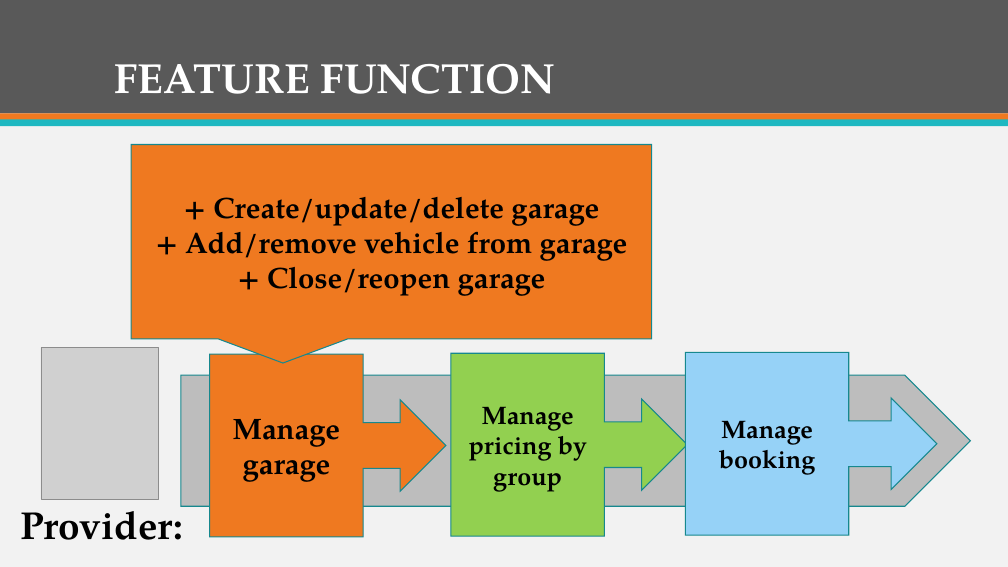
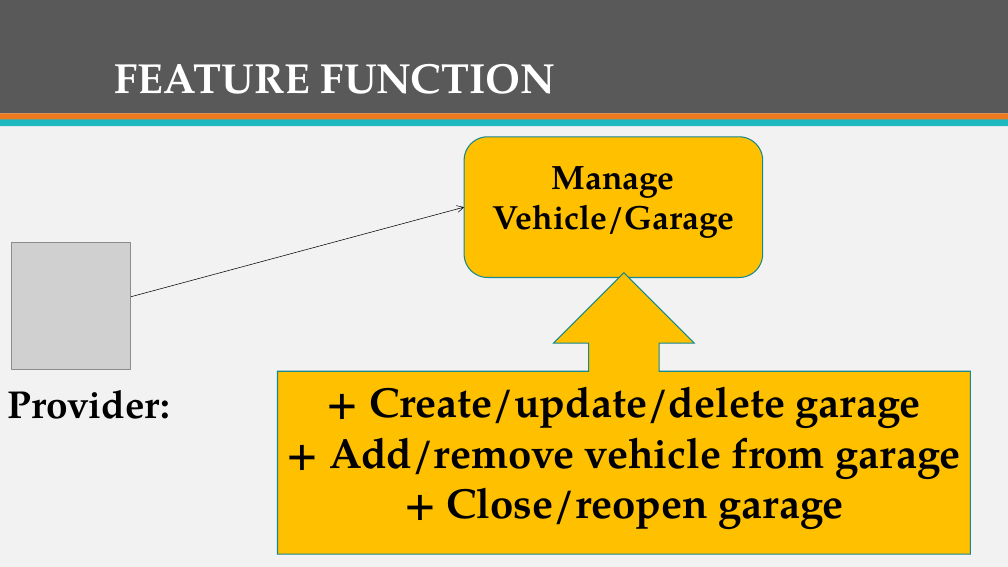
Before and after one commit to firzgard/CarRentalPortal, a slide deck: slide 12 of slide/CAR RENTAL PORTAL-tam.pptx (slide 11 before the commit). Drawn at 1008x567 pixels with LibreOffice and Linux fonts; fonts in the diff are those of the drawing; grey boxes stand for pictures. Boxes give left, top, right and bottom in pixels: in the first picture for what was removed or moved away, otherwise in the second. Text is boxed around its words. In the diff, an @@ line names an element or a change of style, - is before the commit and + after.

```diff
--- a/slide/CAR RENTAL PORTAL-tam.pptx
+++ b/slide/CAR RENTAL PORTAL-tam.pptx
@@ rounded rectangle added at (464,137,763,278), fill #FFC000, outline #16888F 1 pt, 32 pt, text #000000, bold @@
+Manage Vehicle/Garage
@@ arrow added from (129, 297) to (464, 207), #000000 0.5 pt @@
@@ picture added at (11,242,130,370) @@
@@ up arrow callout "+ Create/update/delete garage": place and size @@
-up arrow callout "+ Create/update/delete garage" at (131,144,652,339)
+up arrow callout "+ Create/update/delete garage" at (278,273,970,554)
@@ up arrow callout "+ Create/update/delete garage" at (278,273,970,554): size 28 to 40 pt; speech box to up arrow callout; fill #EF7920 to #FFC000 @@
@@ picture removed at (41,347,159,499) @@
@@ right arrow callout removed at (209,354,446,537) @@
-Manage garage
@@ right arrow callout removed at (451,353,687,536) @@
-Manage pricing by group
@@ right arrow callout removed at (686,352,938,535) @@
-Manage booking
@@ text "Provider:" rewrapped from (20,499,183,540) to (8,390,171,419) @@
@@ pentagon arrow removed at (181,375,970,506) @@
```
Also in this commit, not shown: 7 other slides changed, 7 slides added, 1 slide removed.
